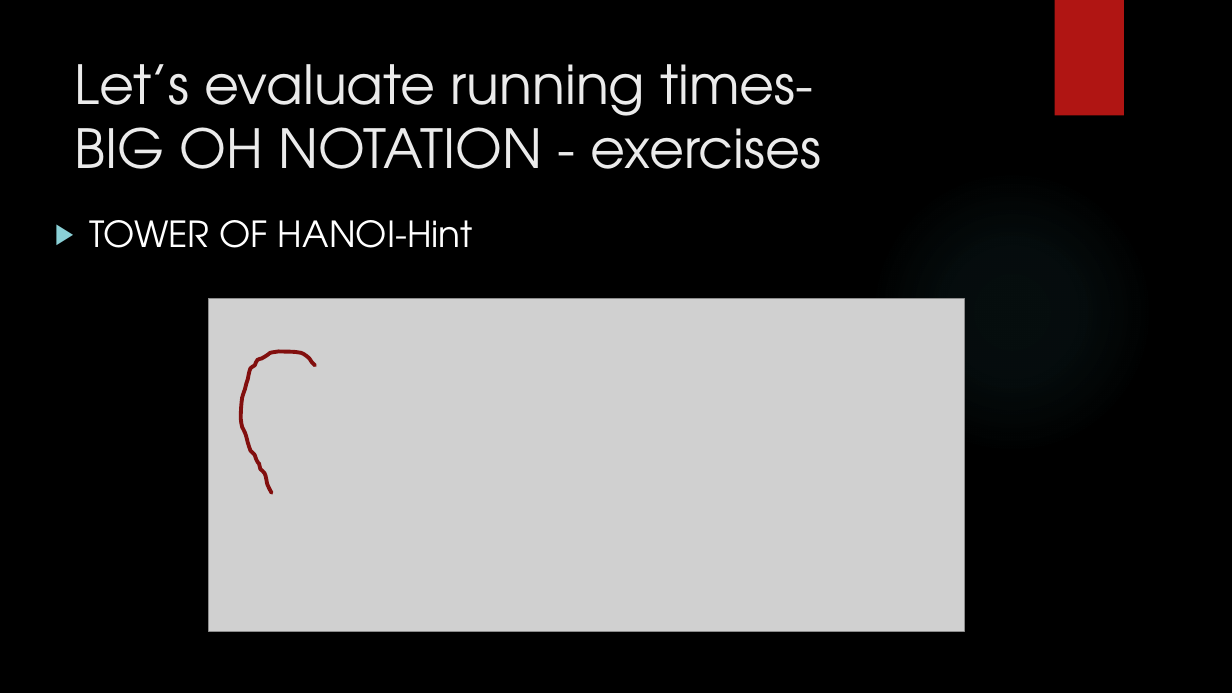
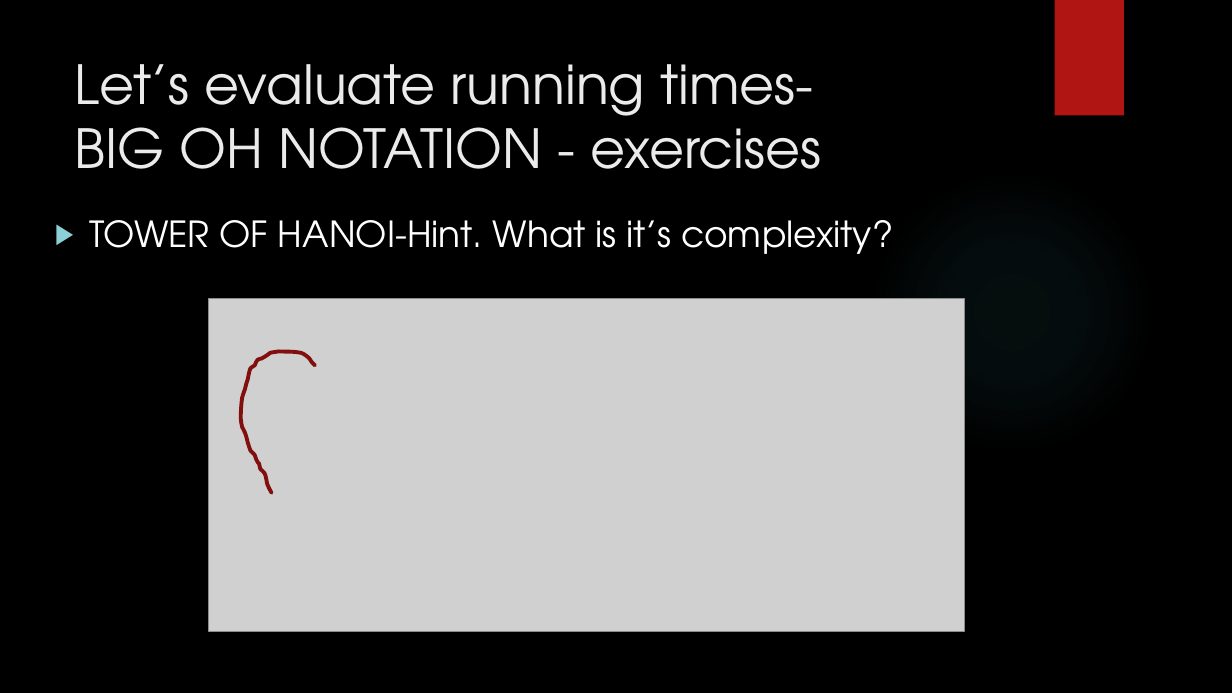
Before and after one commit to AthletiCoder/SPW, a slide deck: slide 30 of Lecture11/Teaching Presentation.pptx (slide 23 before the commit). Drawn at 1232x693 pixels with LibreOffice and Linux fonts; fonts in the diff are those of the drawing; grey boxes stand for pictures; background and template pictures are left out. Boxes give left, top, right and bottom in pixels: in the first picture for what was removed or moved away, otherwise in the second. Text is boxed around its words. In the diff, an @@ line names an element or a change of style, - is before the commit and + after.

```diff
--- a/Lecture11/Teaching Presentation.pptx
+++ b/Lecture11/Teaching Presentation.pptx
@@ text at box(90, 220, 893, 254): text changed @@
-▶ TOWER OF HANOI-Hint
+▶ TOWER OF HANOI-Hint. What is it’s complexity?
```
Also in this commit, not shown: 2 other slides changed, 13 slides added, 5 other files.
